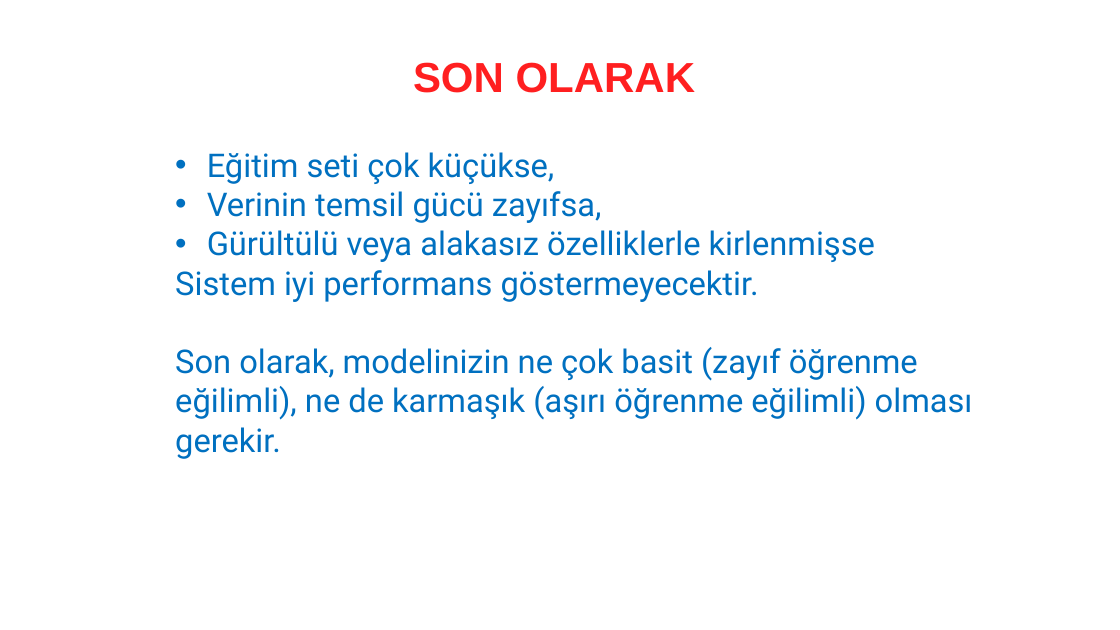
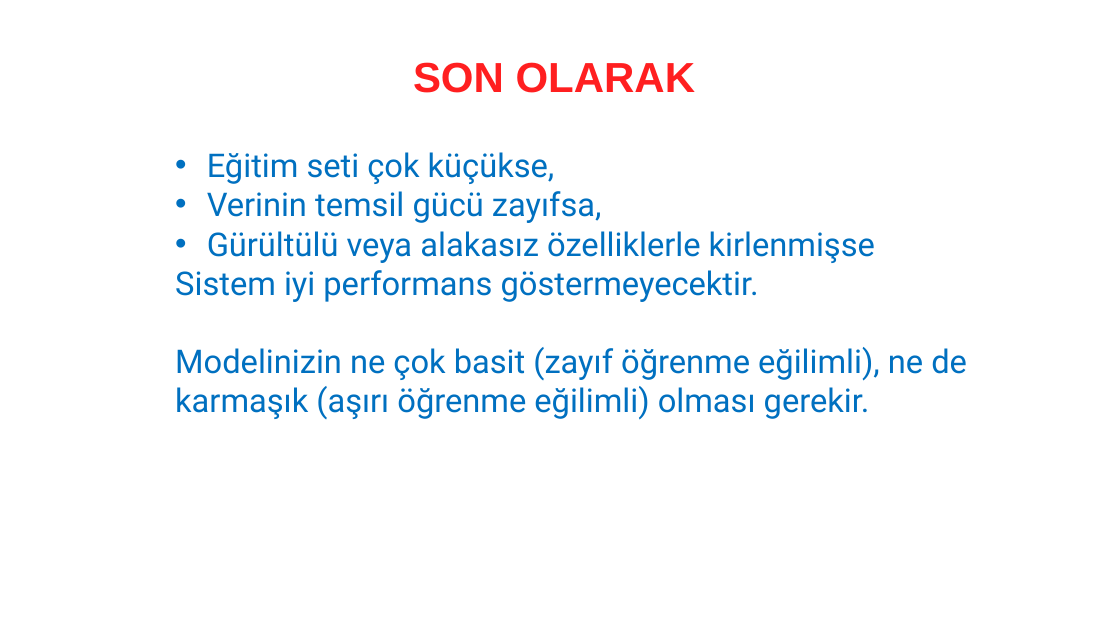
Before and after one commit to erkansirin78/machine-learning-with-python, a slide deck: slide 17 of presentations/04_ML_Önemli_Hususlar.pptx (slide 14 before the commit). Drawn at 1120x630 pixels with LibreOffice and Linux fonts; fonts in the diff are those of the drawing. Boxes give left, top, right and bottom in pixels: in the first picture for what was removed or moved away, otherwise in the second. Text is boxed around its words. In the diff, an @@ line names an element or a change of style, - is before the commit and + after.

```diff
--- a/presentations/04_ML_Önemli_Hususlar.pptx
+++ b/presentations/04_ML_Önemli_Hususlar.pptx
@@ text at (175, 347, 967, 420): text changed @@
-Son olarak, modelinizin ne çok basit (zayıf öğrenme eğilimli), ne de karmaşık (aşırı öğrenme eğilimli) olması gerekir.
+Modelinizin ne çok basit (zayıf öğrenme eğilimli), ne de karmaşık (aşırı öğrenme eğilimli) olması gerekir.
```
Also in this commit, not shown: 3 slides added, 7 other files.
